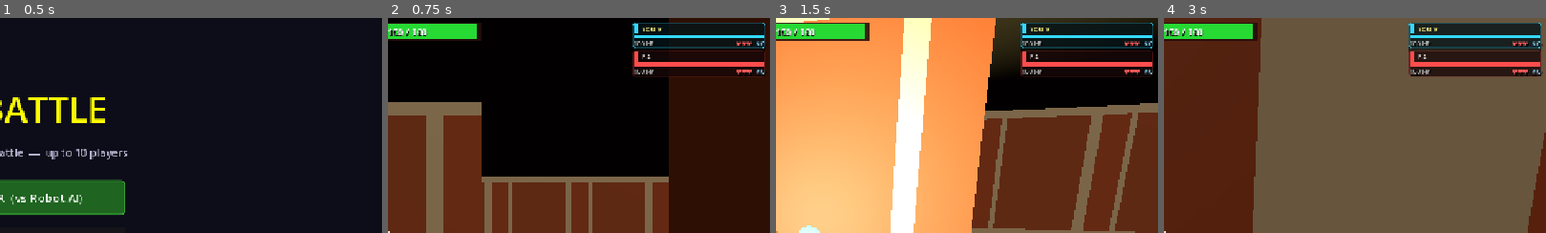
Above: before the commit, frames 1-4 (left to right).
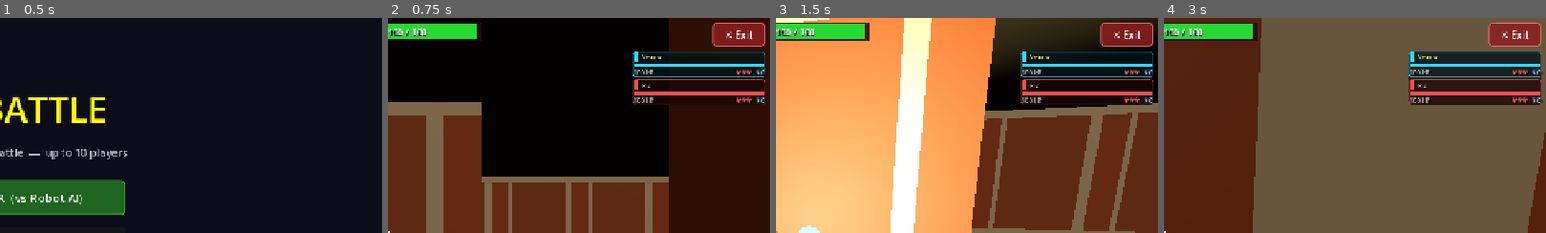
Above: after the commit, the same moments.

Repository: jyacine/trapbattle
Game: Godot game, scene res://scenes/Main.tscn
The game is run twice, just before and just after one commit, with the same random seed, the same clock (stepped at 60 frames per second) and the same inputs.
Inputs (mouse positions are % of the whole screen's width and height, from its top left):
- Up to frame 1 (0.5 s): no input
- Up to frame 2 (0.75 s): click "SINGLE PLAYER (vs Robot AI)" at 0.5 s
- Up to frame 3 (1.5 s): tap Enter at 1.25 s; move the mouse to (55, 50) at 1.27 s; hold Up (ui_up) from 1.28 s (still down); hold E from 1.28 s (still down); click (55, 50) at 1.42 s
- Up to frame 4 (3 s): keep holding Up (ui_up); tap Space at 1.52, 2.27 s; move the mouse to (45, 50) at 2.02 s; release E at 2.03 s; tap Q at 2.1 s; click (45, 50) at 2.17 s; tap E at 2.3 s; move the mouse to (52, 48) at 2.77 s; hold E from 2.78 s (still down); click (52, 48) at 2.92 s
The pictures show only the part of the screen within x 50-100%, y 0-50%; the shares and areas given below are measured in that part.

Frame 1 is identical in both runs. In frame 2, 6.7% of the frame differs, in the area x 64-99%, y 2-41%; in frame 3, 6.7%; in frame 4, 11%, in the area x 64-100%, y 2-41%.

Commit message:
Add in-game Exit button with leave-match confirmation
- Exit button (top-right corner) opens a ConfirmationDialog asking the player to
  confirm before leaving the match; on confirm it closes the multiplayer peer
  and reloads the scene back to the menu.
- ESC now opens the same confirmation instead of quitting the app outright.
- On desktop the cursor is freed when the dialog opens (so the buttons are
  clickable) and re-captured if the player chooses to stay.
- Moved the player-list HUD panel down so it no longer overlaps the button.

Co-Authored-By: Claude Opus 4.8 <noreply@anthropic.com>

Diff:
--- a/scripts/ui_manager.gd
+++ b/scripts/ui_manager.gd
@@ -34,6 +34,10 @@
 var _mm_texture: ImageTexture
 const MM_CELL   = 4
 const MM_MARGIN = 8
+
+# ── Exit / leave-match ─────────────────────────────────────────────────────────
+var _exit_btn:    Button
+var _exit_dialog: ConfirmationDialog
 
 # ── Win overlay ───────────────────────────────────────────────────────────────
 var _overlay_panel: Panel
@@ -102,6 +106,7 @@
 	_build_overlay()
 	_build_blind_overlay()
 	_build_mobile_buttons()
+	_build_exit_button()
 	_build_notifications()
 
 	if player != null:
@@ -206,7 +211,8 @@
 	_player_hud_panel.anchor_left   = 1.0; _player_hud_panel.anchor_right  = 1.0
 	_player_hud_panel.anchor_top    = 0.0; _player_hud_panel.anchor_bottom = 0.0
 	_player_hud_panel.offset_left   = -230; _player_hud_panel.offset_right  = -8
-	_player_hud_panel.offset_top    = 8;    _player_hud_panel.offset_bottom = 8  # grows with content
+	# Sits below the Exit button (top-right corner).
+	_player_hud_panel.offset_top    = 56;   _player_hud_panel.offset_bottom = 56  # grows with content
 	add_child(_player_hud_panel)
 
 	_player_hud_vbox = VBoxContainer.new()
@@ -517,6 +523,53 @@
 			var py = gy * MM_CELL + MM_CELL / 2 + dy
 			if px >= 0 and px < w and py >= 0 and py < h:
 				_mm_image.set_pixel(px, py, col)
+
+# ── Exit / leave-match ─────────────────────────────────────────────────────────
+func _build_exit_button() -> void:
+	_exit_btn = Button.new()
+	_exit_btn.text = "✕ Exit"
+	_exit_btn.add_theme_font_size_override("font_size", 16)
+	_exit_btn.add_theme_color_override("font_color", Color.WHITE)
+	var sb = StyleBoxFlat.new()
+	sb.bg_color      = Color(0.55, 0.12, 0.12, 0.85)
+	sb.border_color  = Color(1.0, 0.45, 0.45, 0.90)
+	sb.set_border_width_all(2); sb.set_corner_radius_all(6)
+	_exit_btn.add_theme_stylebox_override("normal",  sb)
+	_exit_btn.add_theme_stylebox_override("hover",   sb)
+	_exit_btn.add_theme_stylebox_override("pressed", sb)
+	_exit_btn.anchor_left   = 1.0; _exit_btn.anchor_right  = 1.0
+	_exit_btn.anchor_top    = 0.0; _exit_btn.anchor_bottom = 0.0
+	_exit_btn.offset_left   = -96; _exit_btn.offset_right  = -8
+	_exit_btn.offset_top    = 8;   _exit_btn.offset_bottom = 48
+	_exit_btn.pressed.connect(_on_exit_pressed)
+	add_child(_exit_btn)
+
+	# Confirmation dialog (embedded subwindow — renders inside the canvas on web/mobile).
+	_exit_dialog = ConfirmationDialog.new()
+	_exit_dialog.title         = "Leave match"
+	_exit_dialog.dialog_text   = "Leave the match and return to the menu?"
+	_exit_dialog.ok_button_text = "Leave"
+	_exit_dialog.get_cancel_button().text = "Stay"
+	_exit_dialog.confirmed.connect(_do_exit)
+	# Re-capture the mouse on desktop if the player decides to stay.
+	_exit_dialog.canceled.connect(func():
+		if not OS.has_feature("web"):
+			Input.mouse_mode = Input.MOUSE_MODE_CAPTURED)
+	add_child(_exit_dialog)
+
+func _on_exit_pressed() -> void:
+	if _exit_dialog == null: return
+	# Free the cursor so the dialog buttons are clickable on desktop (mouse is
+	# captured during play); on web/mobile the cursor is already free.
+	if not OS.has_feature("web"):
+		Input.mouse_mode = Input.MOUSE_MODE_VISIBLE
+	_exit_dialog.popup_centered()
+
+func _do_exit() -> void:
+	if multiplayer.has_multiplayer_peer():
+		multiplayer.multiplayer_peer.close()
+	get_tree().paused = false
+	get_tree().reload_current_scene()
 
 # ── Win overlay ───────────────────────────────────────────────────────────────
 func _build_overlay() -> void:
@@ -745,10 +798,9 @@
 	if event is InputEventKey and event.pressed and not event.echo:
 		if event.keycode == KEY_R:
 			get_tree().reload_current_scene()
-		elif event.keycode == KEY_ESCAPE and not OS.has_feature("web"):
-			if multiplayer.has_multiplayer_peer():
-				multiplayer.multiplayer_peer.close()
-			get_tree().quit()
+		elif event.keycode == KEY_ESCAPE:
+			# Open the leave-match confirmation instead of quitting outright.
+			_on_exit_pressed()
 
 	# Touch controls
 	if not (_is_mobile_device() or OS.has_feature("web")): return
